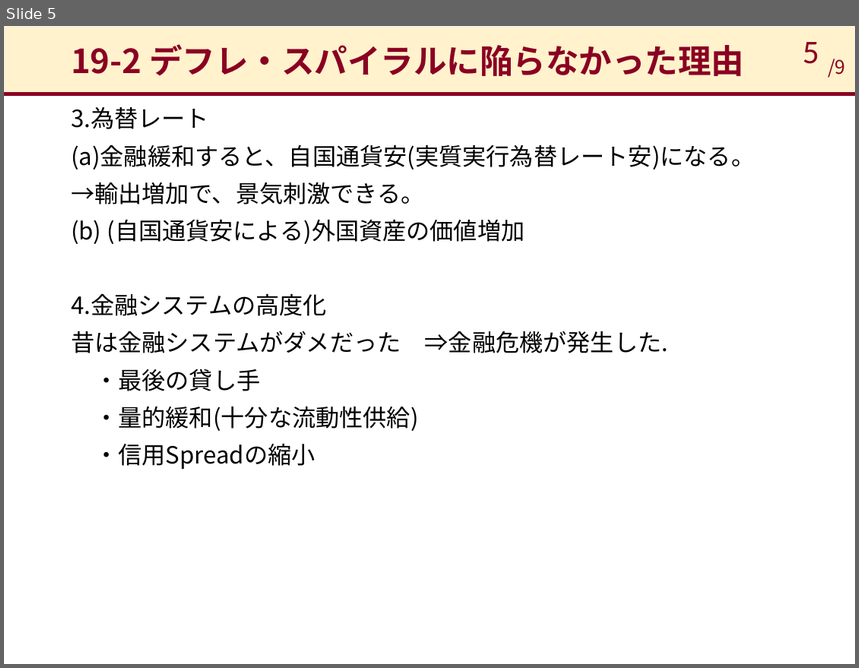
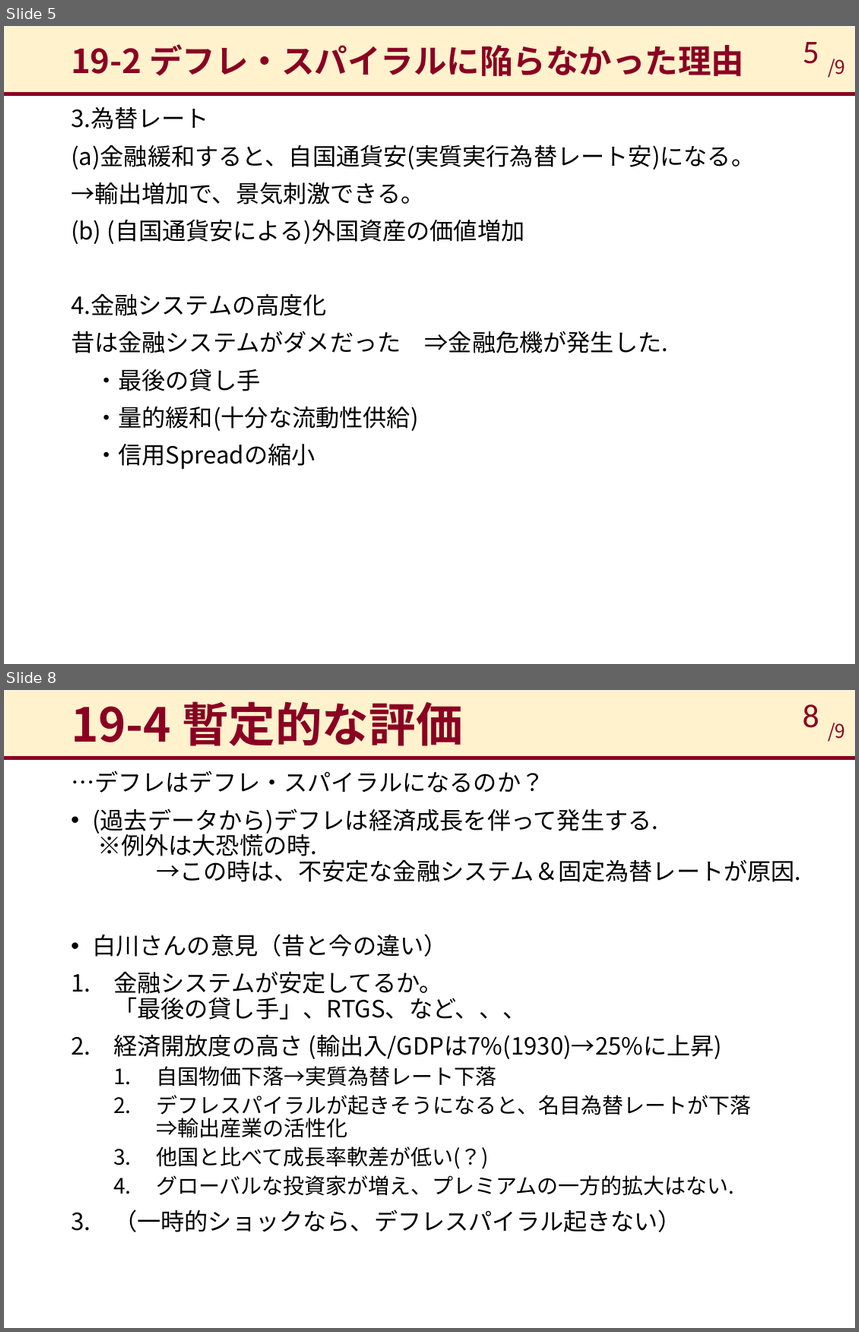
Before and after one commit to takashiikai1991/shirakawa, a slide deck: Sec_18/現代の金融政策_19.pptx. Shown one above the other, each under a label of ours: slide 5 before the commit, slides 5 and 8 after it; the slides between them are not shown. The pictures are 859x668 and 859x1332 pixels, drawn with LibreOffice and Linux fonts; fonts in the diff are those of the drawing. Boxes give left, top, right and bottom in pixels: in the first picture for what was removed or moved away, otherwise in the second. Text is boxed around its words. In the diff, an @@ line names an element or a change of style, - is before the commit and + after.

```diff
--- a/Sec_18/現代の金融政策_19.pptx
+++ b/Sec_18/現代の金融政策_19.pptx
@@ slide 8 added at bbox=[4, 690, 855, 1328], background #FFFFFF; not listed: 2 template elements that a slide beside it also shows @@
@@ title added at bbox=[71, 701, 463, 746], 39.6 pt, text #8A0023, bold @@
+19-4 暫定的な評価
@@ page number added at bbox=[803, 704, 819, 728], 28 pt, text #8A0023 @@
+8
@@ text added at bbox=[828, 723, 846, 742], 16 pt, text #8A0023 @@
+/9
@@ text added at bbox=[71, 771, 801, 1233], 20 pt, text #000000 @@
+…デフレはデフレ・スパイラルになるのか？
+• (過去データから)デフレは経済成長を伴って発生する.
+  ※例外は大恐慌の時.
+  →この時は、不安定な金融システム＆固定為替レートが原因.
+• 白川さんの意見（昔と今の違い）
+1. 金融システムが安定してるか。
+   「最後の貸し手」、RTGS、など、、、
+2. 経済開放度の高さ (輸出入/GDPは7%(1930)→25%に上昇)
+  1. 自国物価下落→実質為替レート下落
+  2. デフレスパイラルが起きそうになると、名目為替レートが下落
+     ⇒輸出産業の活性化
+  3. 他国と比べて成長率軟差が低い(？)
+  4. グローバルな投資家が増え、プレミアムの一方的拡大はない.
+3. （一時的ショックなら、デフレスパイラル起きない）
```
Also in this commit, not shown: 5 slides changed.
